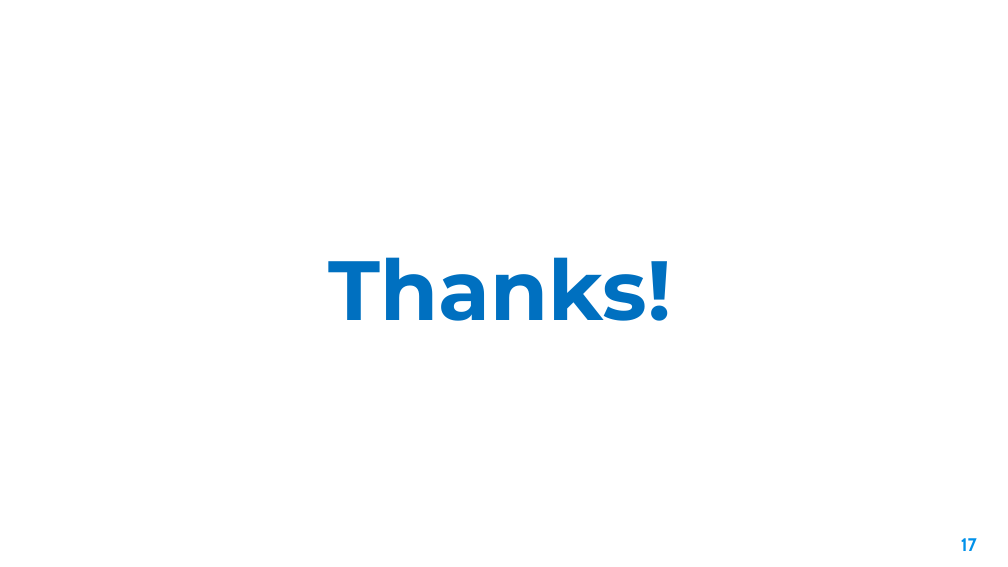
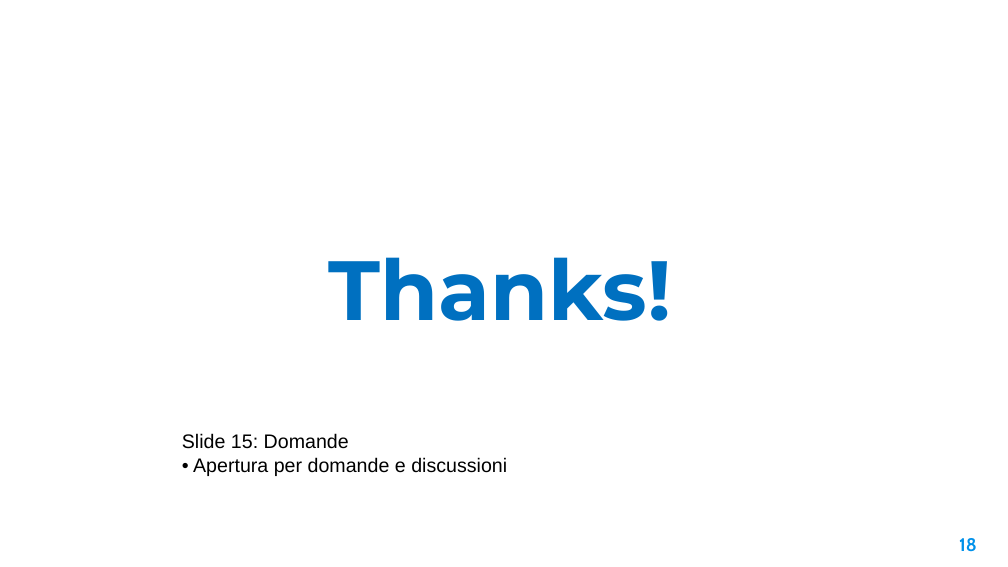
Before and after one commit to Marco-Sau/Meta-Dataset-Regression, a slide deck: slide 18 of Docs/Presentation.pptx (slide 17 before the commit). Drawn at 1008x567 pixels with LibreOffice and Linux fonts; fonts in the diff are those of the drawing; background and template pictures are left out. Boxes give left, top, right and bottom in pixels: in the first picture for what was removed or moved away, otherwise in the second. Text is boxed around its words. In the diff, an @@ line names an element or a change of style, - is before the commit and + after.

```diff
--- a/Docs/Presentation.pptx
+++ b/Docs/Presentation.pptx
@@ text added at (182,433,507,476), 14 pt, text #000000 @@
+Slide 15: Domande
+• Apertura per domande e discussioni
@@ page number at (959,538,977,552): text changed @@
-17
+18
```
Also in this commit, not shown: 1 other slide changed, 16 slides added, 15 slides removed, 1 other file.
